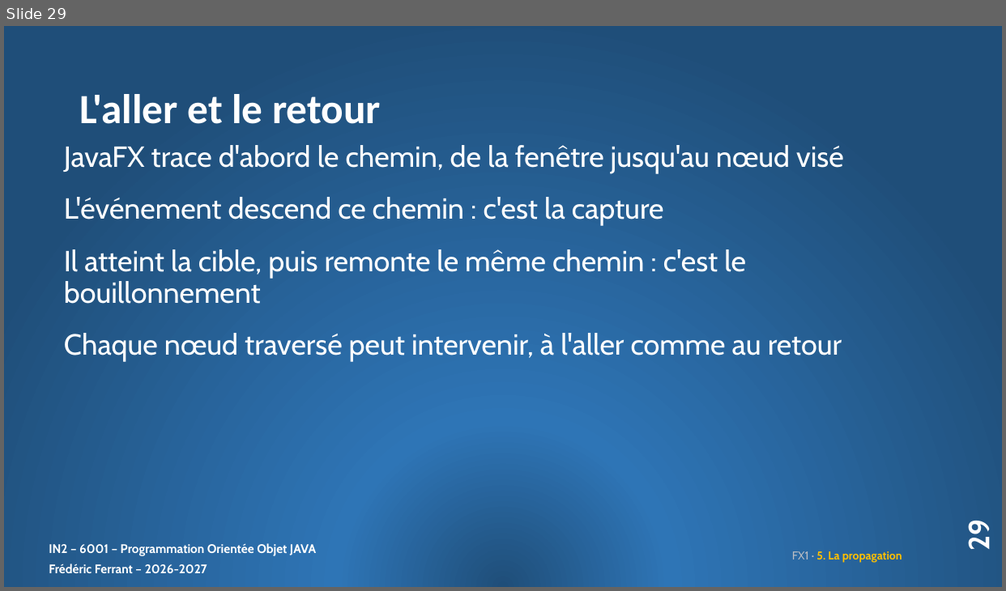
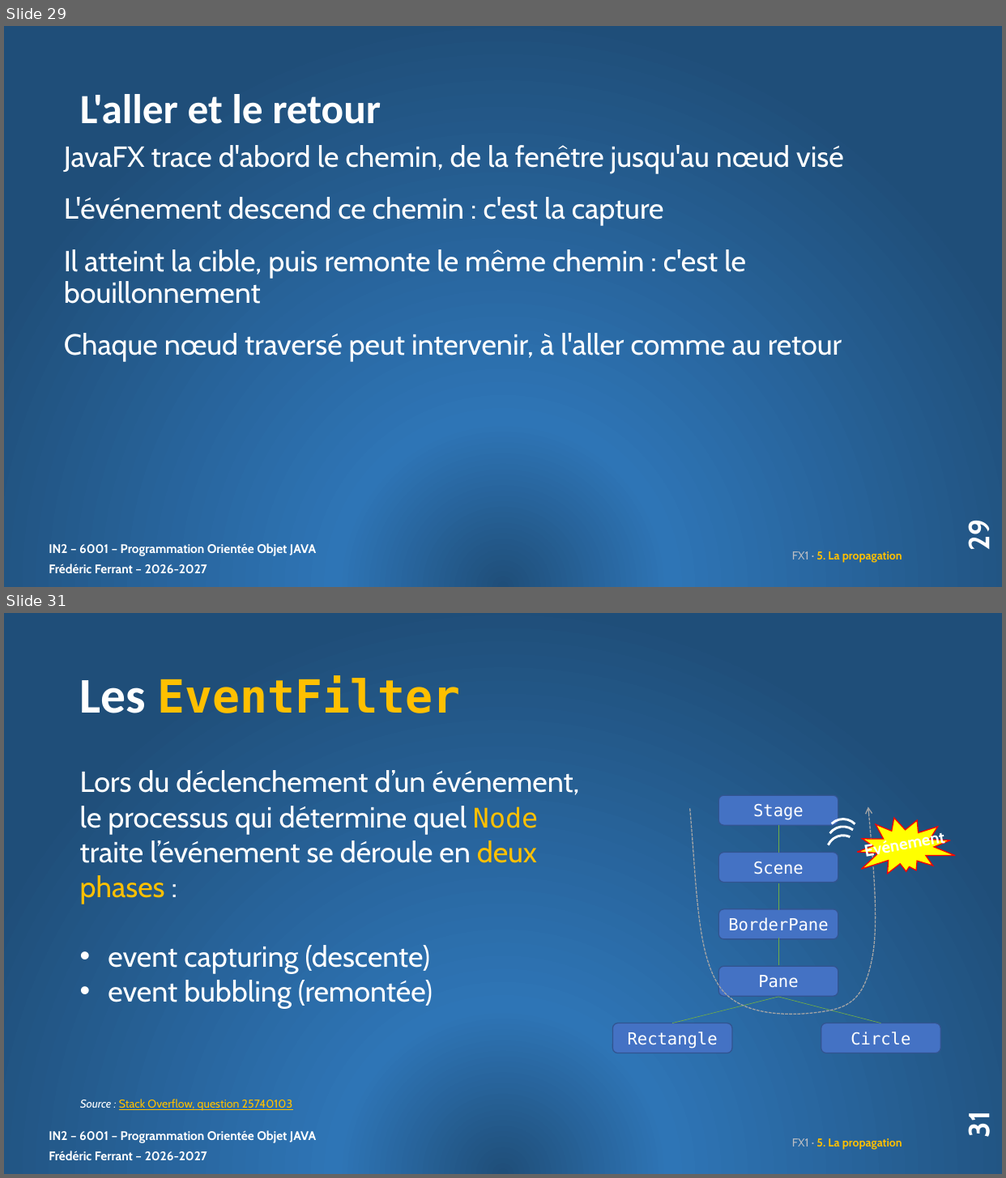
Before and after one commit to ferrantbe/ExercicesJavaClaude, a slide deck: _slides/remanies/14. FX1_slides.pptx. Shown one above the other, each under a label of ours: slide 29 before the commit, slides 29 and 31 after it; the slides between them are not shown. The pictures are 1006x591 and 1006x1178 pixels, drawn with LibreOffice and Linux fonts; fonts in the diff are those of the drawing. Boxes give left, top, right and bottom in pixels: in the first picture for what was removed or moved away, otherwise in the second. Text is boxed around its words. In the diff, an @@ line names an element or a change of style, - is before the commit and + after.

Commit message:
Remaniement initial du deck FX1_slides - ajout du schéma de descente et remontée d'Event

```diff
--- a/_slides/remanies/14. FX1_slides.pptx
+++ b/_slides/remanies/14. FX1_slides.pptx
@@ slide 31 added at <box>4,613,1002,1174</box>, background gradient #1F4E79 to #2E75B6; not listed: 2 template elements that a slide beside it also shows @@
@@ title added at <box>80,675,460,713</box>, 44 pt, text #FFC000, bold @@
+Les EventFilter
@@ text added at <box>80,770,580,1009</box>, 28 pt, text #FFFFFF @@
+Lors du déclenchement d’un événement, le processus qui détermine quel Node traite l’événement se déroule en deux phases :
+• event capturing (descente)
+• event bubbling (remontée)
@@ freeform shape added at <box>690,807,876,1014</box>, outline #A5A5A5 1 pt dashed @@
@@ line added from (779, 825) to (779, 853), #70AD47 0.5 pt @@
@@ group added at <box>820,812,965,875</box>: 3 arc (boxed as its full ellipse)s, 1 freeform shape, 1 text @@
+Evénement
@@ line added from (779, 884) to (779, 910), #70AD47 0.5 pt @@
@@ line added from (779, 938) to (779, 965), #70AD47 0.5 pt @@
@@ line added from (779, 997) to (672, 1023), #70AD47 0.5 pt @@
@@ line added from (779, 997) to (881, 1023), #70AD47 0.5 pt @@
@@ group added at <box>612,796,941,1053</box>: 6 rounded rectangles @@
+Stage
+Scene
+BorderPane
+Pane
+Rectangle
+Circle
@@ text added at <box>80,1099,293,1111</box>, 11 pt, text #FEC000, underline @@
+Source : Stack Overflow, question 25740103
@@ page number added at <box>961,1114,997,1137</box>, 28 pt, text #FFFFFF, bold @@
+31
@@ text added at <box>792,1139,902,1149</box>, 11 pt, text #FFC000, bold @@
+FX1 · 5. La propagation
```
Also in this commit, not shown: 2 other slides added.
